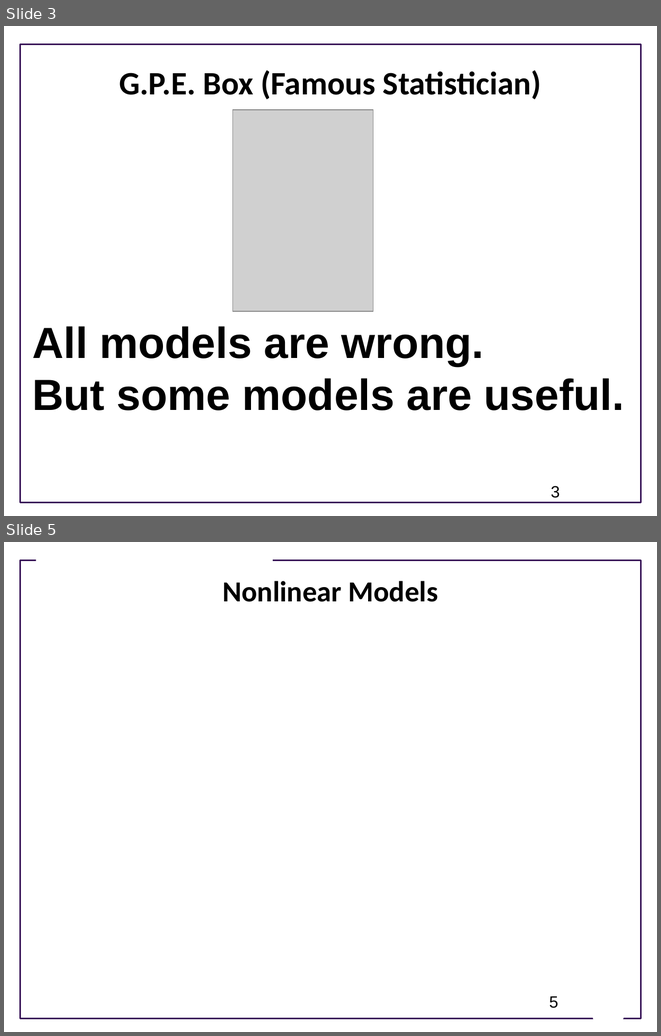
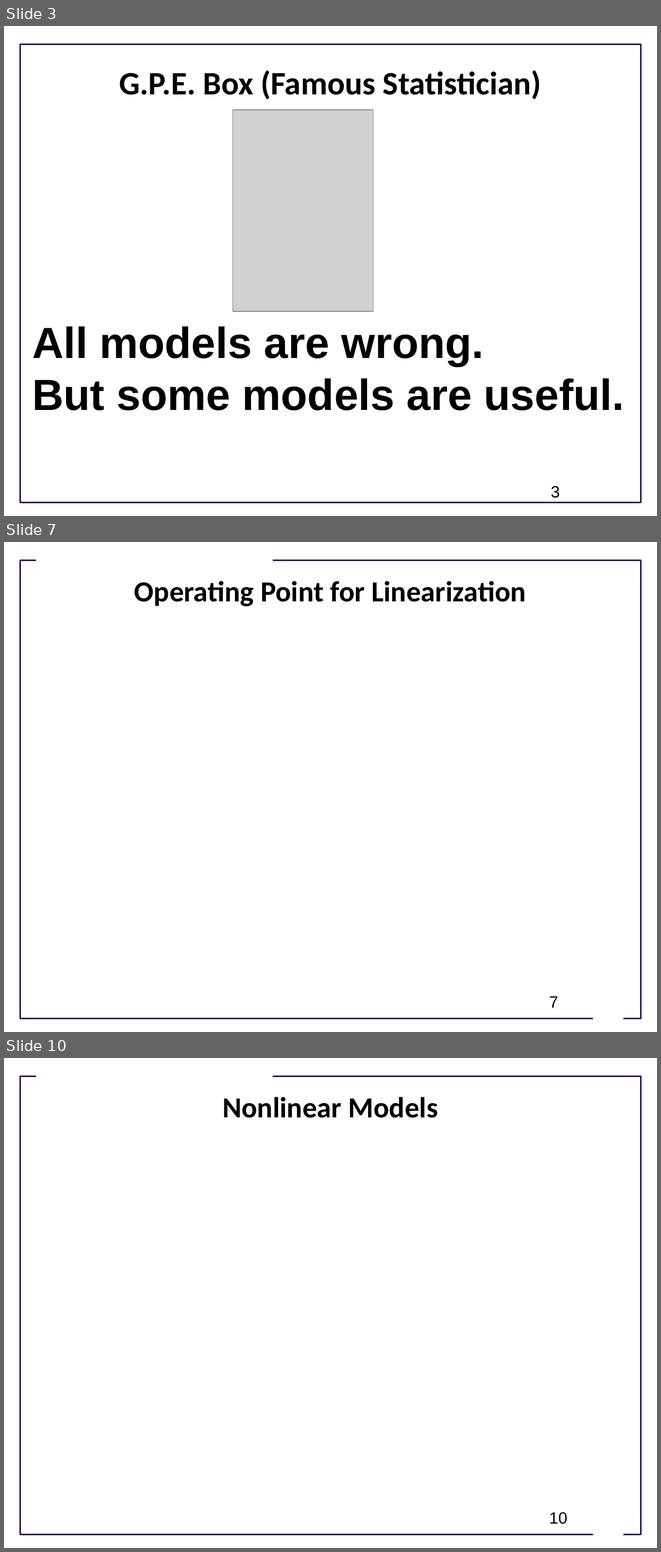
Before and after one commit to joseph-hellerstein/advanced-controls-lectures, a slide deck: classes/winter_2023/lectures/lecture_09-dynamical_systems/dynamical_systems_overview.pptx. Shown one above the other, each under a label of ours: slides 3 and 5 before the commit, slides 3, 7 and 10 after it; the slides between them are not shown. The pictures are 661x1036 and 661x1552 pixels, drawn with LibreOffice and Linux fonts; fonts in the diff are those of the drawing; grey boxes stand for pictures; background and template pictures are left out. Boxes give left, top, right and bottom in pixels: in the first picture for what was removed or moved away, otherwise in the second. Text is boxed around its words. In the diff, an @@ line names an element or a change of style, - is before the commit and + after.

```diff
--- a/classes/winter_2023/lectures/lecture_09-dynamical_systems/dynamical_systems_overview.pptx
+++ b/classes/winter_2023/lectures/lecture_09-dynamical_systems/dynamical_systems_overview.pptx
@@ slide 7 added at box(4, 542, 657, 1032), background #FFFFFF; not listed: 3 template elements that a slide beside it also shows @@
@@ title added at box(134, 581, 526, 607), 32 pt, text #000000, bold @@
+Operating Point for Linearization
@@ page number added at box(549, 996, 558, 1007), 18 pt, text #000000 @@
+7
@@ what was slide 5 is now slide 10 @@
@@ page number at box(549, 1512, 567, 1524): text changed @@
-5
+10
```
Also in this commit, not shown: 3 slides changed, 4 other slides added, 4 other files.
